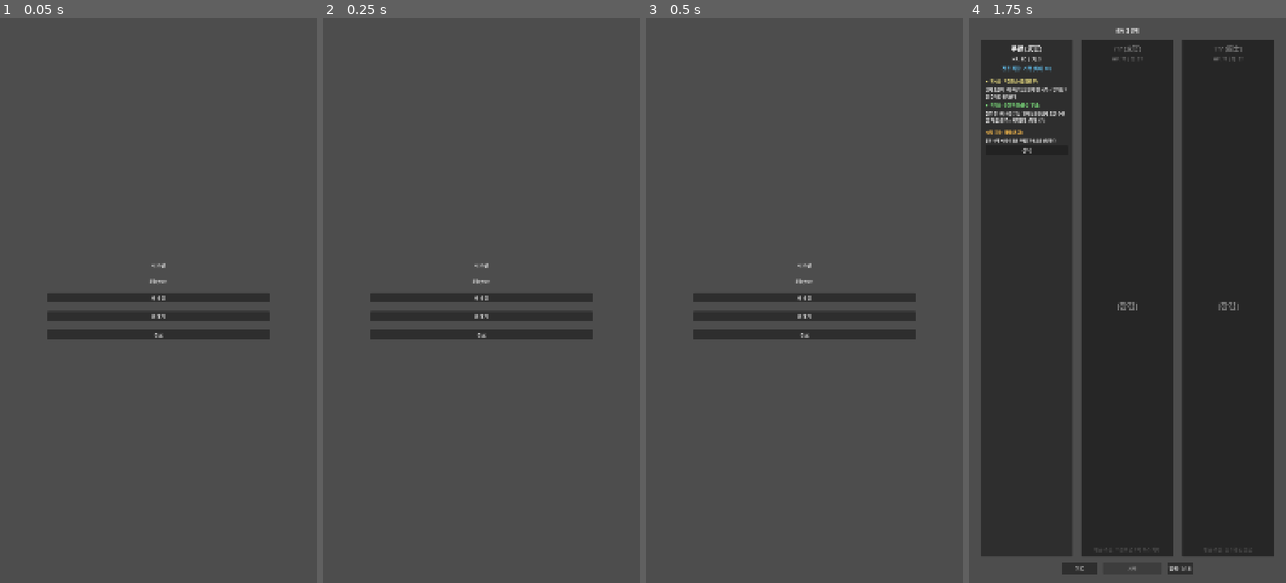
Above: before the commit, frames 1-4 (left to right).
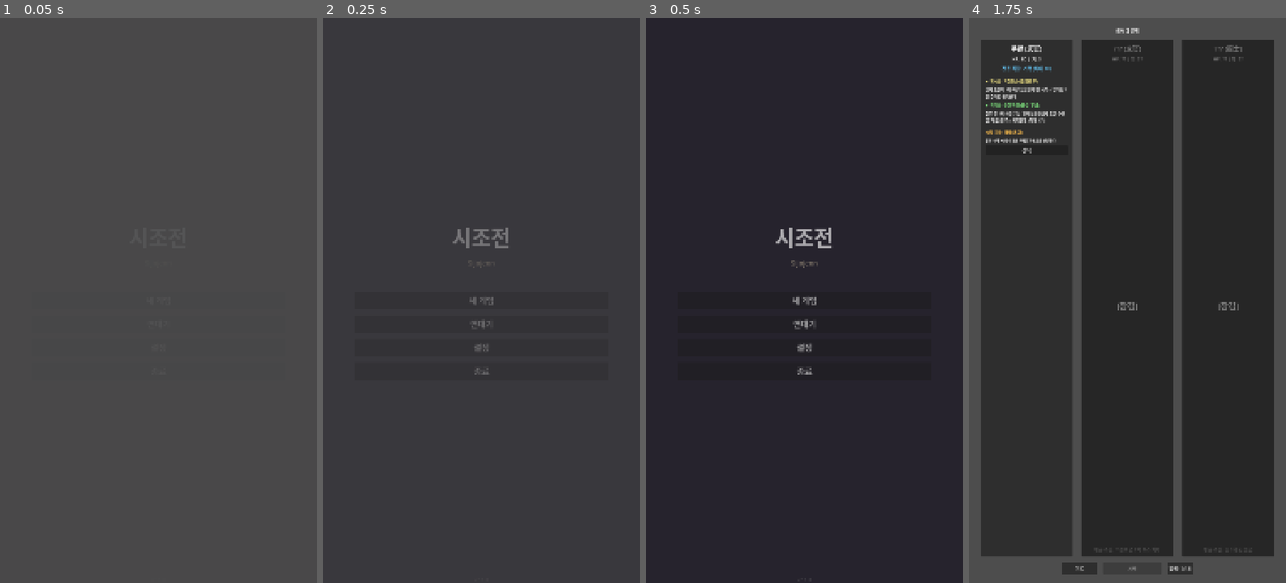
Above: after the commit, the same moments.

Repository: dongmin1213/Sijojeon
Game: Godot game, scene res://scenes/title/title_screen.tscn
The game is run twice, just before and just after one commit, with the same random seed, the same clock (stepped at 60 frames per second) and the same inputs.
Inputs (mouse positions are in pixels of both pictures, inside the frame that each line leads up to):
- Up to frame 1 (0.05 s): no input
- Up to frame 2 (0.25 s): no input
- Up to frame 3 (0.5 s): no input
- Up to frame 4 (1.75 s): click (1127, 345) at 0.5 s, where only the run after the commit has a clickable "설정"; click "새 게임" at 1.25 s

The runs differ from the first frame. In frame 1, 3.3% of the frame differs, in the area x 14-86%, y 43-57%; in frame 2, 7.5%; in frame 3, 96%, in the area x 0-100%, y 0-100%; in frame 4, nothing differs.

Commit message:
Complete title screen: settings button, background, version, font sizes (ZER-79)
- Add dark background (ColorRect)
- Add Settings button (placeholder, ZER-78)
- Add version label from project settings
- Set proper font sizes for mobile (72px title, 28px buttons)
- Add fade-in animation on load
- Set minimum button height (60px) for touch targets

Co-Authored-By: Paperclip <noreply@paperclip.ing>

Diff:
--- a/scenes/title/title_screen.gd
+++ b/scenes/title/title_screen.gd
@@ -1,17 +1,34 @@
 extends Control
+
+## 타이틀 화면. 게임 시작, 이어하기, 연대기, 설정 등 메인 메뉴 제공.
 
 @onready var start_button: Button = $VBoxContainer/StartButton
 @onready var continue_button: Button = $VBoxContainer/ContinueButton
 @onready var chronicle_button: Button = $VBoxContainer/ChronicleButton
+@onready var settings_button: Button = $VBoxContainer/SettingsButton
 @onready var quit_button: Button = $VBoxContainer/QuitButton
+@onready var title_label: Label = $VBoxContainer/TitleLabel
+@onready var version_label: Label = $VersionLabel
 
 
 func _ready() -> void:
+	# 이어하기 버튼: 세이브 있을 때만 표시
 	continue_button.visible = SaveManager.has_run_save()
+
+	# 버전 표시
+	version_label.text = "v%s" % ProjectSettings.get_setting("application/config/version", "0.1.0")
+
+	# 버튼 연결
 	start_button.pressed.connect(_on_start_pressed)
 	continue_button.pressed.connect(_on_continue_pressed)
 	chronicle_button.pressed.connect(_on_chronicle_pressed)
+	settings_button.pressed.connect(_on_settings_pressed)
 	quit_button.pressed.connect(_on_quit_pressed)
+
+	# 타이틀 페이드인 연출
+	modulate.a = 0.0
+	var tween := create_tween()
+	tween.tween_property(self, "modulate:a", 1.0, 0.8)
 
 
 func _on_start_pressed() -> void:
@@ -26,5 +43,10 @@
 	GameManager.change_state(GameManager.GameState.CHRONICLE)
 
 
+func _on_settings_pressed() -> void:
+	# 설정 화면 (ZER-78에서 구현 예정, 현재는 placeholder)
+	push_warning("TitleScreen: 설정 화면 미구현")
+
+
 func _on_quit_pressed() -> void:
 	get_tree().quit()
--- a/scenes/title/title_screen.tscn
+++ b/scenes/title/title_screen.tscn
@@ -11,41 +11,84 @@
 grow_vertical = 2
 script = ExtResource("1")
 
+[node name="Background" type="ColorRect" parent="."]
+layout_mode = 1
+anchors_preset = 15
+anchor_right = 1.0
+anchor_bottom = 1.0
+color = Color(0.06, 0.04, 0.1, 1)
+
 [node name="VBoxContainer" type="VBoxContainer" parent="."]
 layout_mode = 1
-anchor_left = 0.15
-anchor_top = 0.25
-anchor_right = 0.85
-anchor_bottom = 0.75
+anchor_left = 0.1
+anchor_top = 0.15
+anchor_right = 0.9
+anchor_bottom = 0.85
 grow_horizontal = 2
 grow_vertical = 2
 alignment = 1
-theme_override_constants/separation = 30
+theme_override_constants/separation = 20
 
 [node name="TitleLabel" type="Label" parent="VBoxContainer"]
 layout_mode = 2
+theme_override_font_sizes/font_size = 72
 text = "시조전"
 horizontal_alignment = 1
 vertical_alignment = 1
 
 [node name="SubtitleLabel" type="Label" parent="VBoxContainer"]
 layout_mode = 2
+theme_override_font_sizes/font_size = 24
+theme_override_colors/font_color = Color(0.7, 0.65, 0.55, 1)
 text = "Sijojeon"
 horizontal_alignment = 1
 vertical_alignment = 1
 
+[node name="Spacer" type="Control" parent="VBoxContainer"]
+layout_mode = 2
+custom_minimum_size = Vector2(0, 40)
+
 [node name="StartButton" type="Button" parent="VBoxContainer"]
 layout_mode = 2
+custom_minimum_size = Vector2(0, 60)
+theme_override_font_sizes/font_size = 28
 text = "새 게임"
 
 [node name="ContinueButton" type="Button" parent="VBoxContainer"]
 layout_mode = 2
+custom_minimum_size = Vector2(0, 60)
+theme_override_font_sizes/font_size = 28
 text = "이어하기"
 
 [node name="ChronicleButton" type="Button" parent="VBoxContainer"]
 layout_mode = 2
+custom_minimum_size = Vector2(0, 60)
+theme_override_font_sizes/font_size = 28
 text = "연대기"
+
+[node name="SettingsButton" type="Button" parent="VBoxContainer"]
+layout_mode = 2
+custom_minimum_size = Vector2(0, 60)
+theme_override_font_sizes/font_size = 28
+text = "설정"
 
 [node name="QuitButton" type="Button" parent="VBoxContainer"]
 layout_mode = 2
+custom_minimum_size = Vector2(0, 60)
+theme_override_font_sizes/font_size = 28
 text = "종료"
+
+[node name="VersionLabel" type="Label" parent="."]
+layout_mode = 1
+anchors_preset = 12
+anchor_top = 1.0
+anchor_right = 1.0
+anchor_bottom = 1.0
+offset_top = -40.0
+grow_horizontal = 2
+grow_vertical = 0
+theme_override_font_sizes/font_size = 16
+theme_override_colors/font_color = Color(0.5, 0.5, 0.5, 0.6)
+text = "v0.1.0"
+horizontal_alignment = 1
+vertical_alignment = 2
